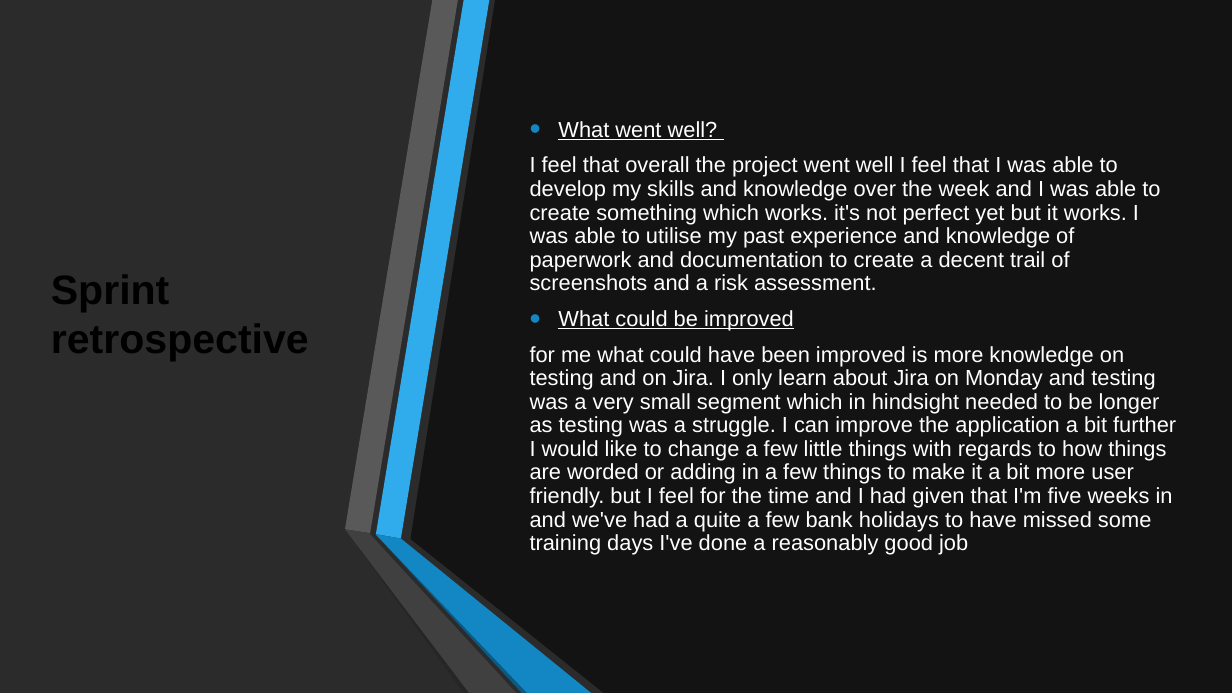
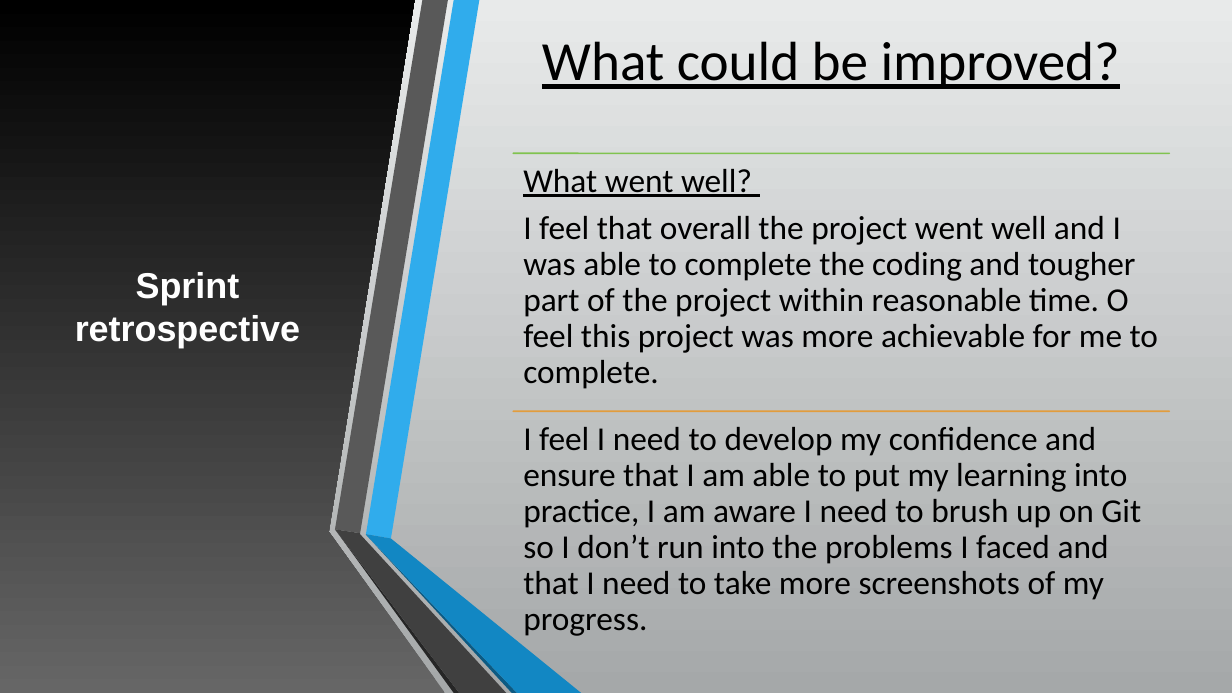
Before and after one commit to AChaffey/HWA-Project-2, a slide deck: slide 9 of documentation/Presentation2.pptx (slide 12 before the commit). Drawn at 1232x693 pixels with LibreOffice and Linux fonts; fonts in the diff are those of the drawing; background and template pictures are left out; a plain dark background stands for a picture behind light text. Boxes give left, top, right and bottom in pixels: in the first picture for what was removed or moved away, otherwise in the second. Text is boxed around its words. In the diff, an @@ line names an element or a change of style, - is before the commit and + after.

Commit message:
final presentation

```diff
--- a/documentation/Presentation2.pptx
+++ b/documentation/Presentation2.pptx
@@ background picture (left out) to gradient #E9EAEB to #A5A8A9 @@
@@ rectangle at bbox=[0, 0, 1232, 693]: fill #FFFFFF to gradient #E9EAEB to #A5A8A9 @@
@@ freeform shape added at bbox=[0, 0, 445, 693], fill gradient #676767 to #000000 @@
@@ freeform shape removed at bbox=[410, 0, 1232, 693] @@
@@ text added at bbox=[542, 41, 1120, 89], 43 pt, text #000000, underline @@
+What could be improved?
@@ title "Sprint retrospective": place and size @@
-title "Sprint retrospective" at bbox=[51, 275, 309, 361]
+title "Sprint retrospective" at bbox=[75, 272, 300, 348]
@@ title "Sprint retrospective" at bbox=[75, 272, 300, 348]: size 32 to 28 pt, text colour #000000 to #FFFFFF; alignment left to centre @@
@@ text removed at bbox=[530, 121, 1176, 555] @@
-• What went well?
-I feel that overall the project went well I feel that I was able to develop my skills and knowledge over the week and I was able to create something which works. it's not perfect yet but it works. I was able to utilise my past experience and knowledge of paperwork and documentation to create a decent trail of screenshots and a risk assessment.
-• What could be improved
-for me what could have been improved is more knowledge on testing and on Jira. I only learn about Jira on Monday and testing was a very small segment which in hindsight needed to be longer as testing was a struggle. I can improve the application a bit further I would like to change a few little things with regards to how things are worded or adding in a few things to make it a bit more user friendly. but I feel for the time and I had given that I'm five weeks in and we've had a quite a few bank holidays to have missed some training days I've done a reasonably good job
@@ group added at bbox=[514, 153, 1170, 636]: 2 lines, 2 texts @@
+What went well?
+I feel that overall the project went well and I was able to complete the coding and tougher part of the project within reasonable time. O feel this project was more achievable for me to complete.
+I feel I need to develop my confidence and ensure that I am able to put my learning into practice, I am aware I need to brush up on Git so I don’t run into the problems I faced and that I need to take more screenshots of my progress.
@@ 6 freeform shapes: place and size @@
-6 freeform shapes at bbox=[345, 0, 592, 693]
+6 freeform shapes at bbox=[335, 0, 581, 693]
```
Also in this commit, not shown: 7 other slides changed, 1 slide added, 4 slides removed.
